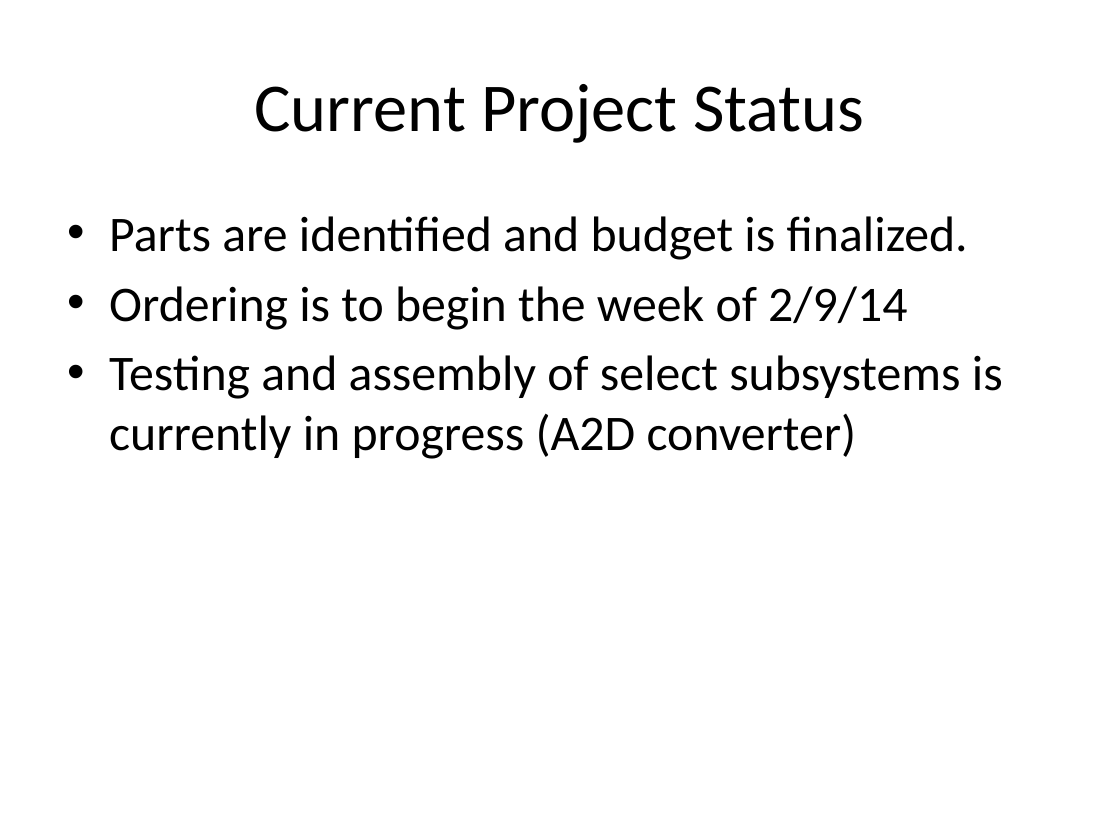
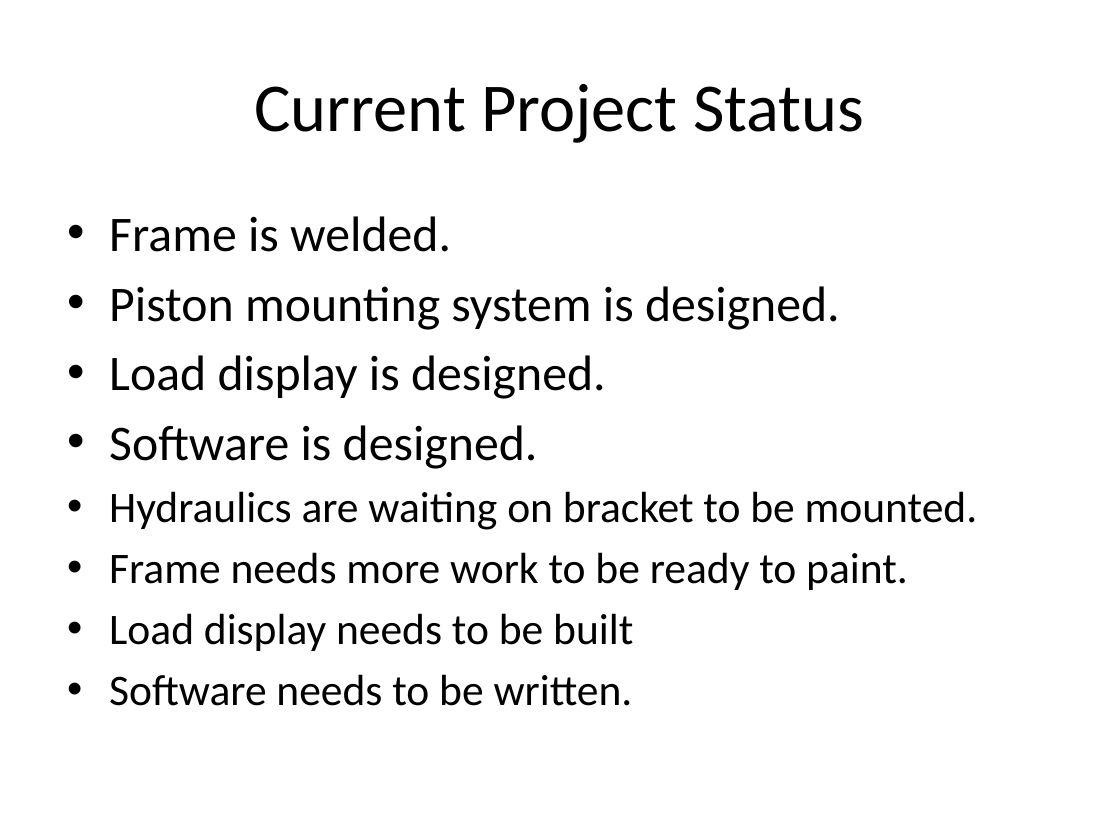
Before and after one commit to TheBengineer/Bridge-Tester, a slide deck: slide 14 of Presentations/March 24, 2014/Bridge Tester.pptx. Drawn at 1120x840 pixels with LibreOffice and Linux fonts; fonts in the diff are those of the drawing. Boxes give left, top, right and bottom in pixels: in the first picture for what was removed or moved away, otherwise in the second. Text is boxed around its words. In the diff, an @@ line names an element or a change of style, - is before the commit and + after.

```diff
--- a/Presentations/March 24, 2014/Bridge Tester.pptx
+++ b/Presentations/March 24, 2014/Bridge Tester.pptx
@@ text at (x1=109, y1=216, x2=978, y2=706): text changed; size 32 to 28 pt @@
-• Parts are identified and budget is finalized.
-• Ordering is to begin the week of 2/9/14
-• Testing and assembly of select subsystems is currently in progress (A2D converter)
+• Frame is welded.
+• Piston mounting system is designed.
+• Load display is designed.
+• Software is designed.
+• Hydraulics are waiting on bracket to be mounted.
+• Frame needs more work to be ready to paint.
+• Load display needs to be built
+• Software needs to be written.
```
Also in this commit, not shown: 5 other slides changed, 1 slide added, 1 slide removed.
